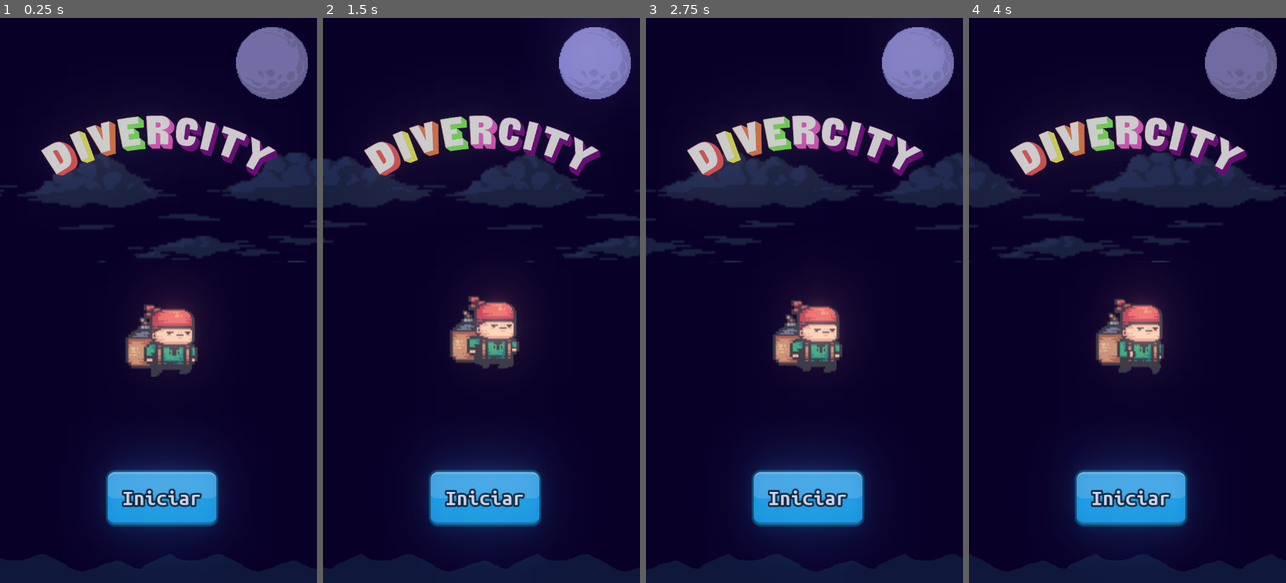
Above: before the commit, frames 1-4 (left to right).
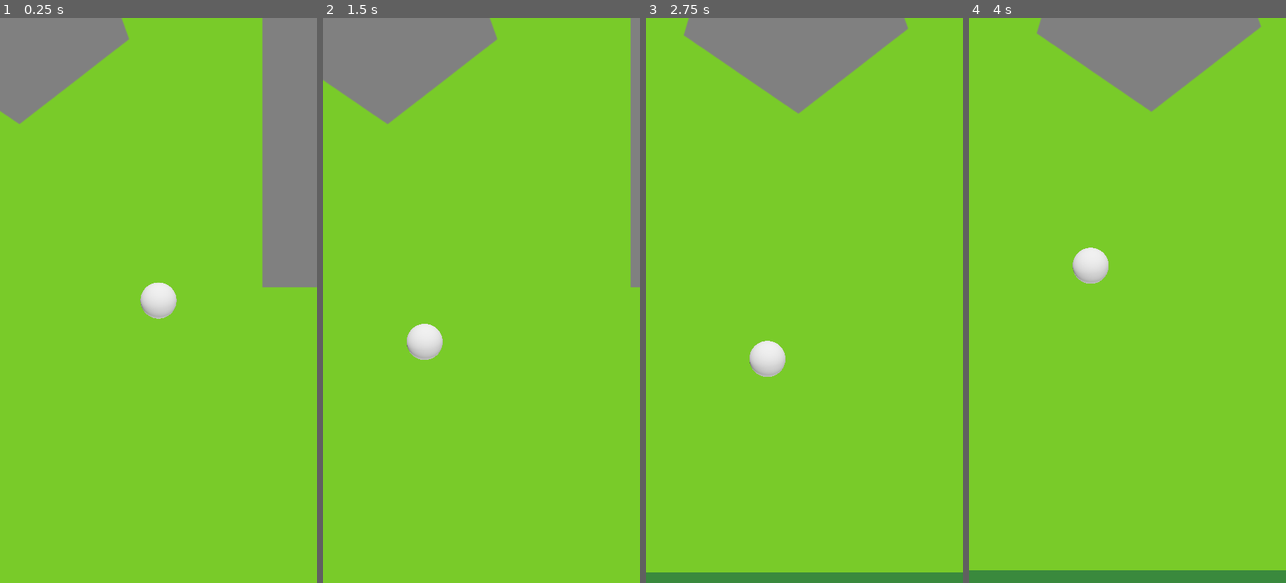
Above: after the commit, the same moments.

Repository: 2022M1T1-Inteli/Divercity
Game: Godot game, scene res://scenes/minigames/golf/Golf.tscn
The game is run twice, just before and just after one commit, with the same random seed, the same clock (stepped at 60 frames per second) and the same inputs. Before the commit the project starts from res://scenes/Main.tscn.
Inputs (mouse positions are in pixels of both pictures, inside the frame that each line leads up to):
- Up to frame 1 (0.25 s): no input
- Up to frame 2 (1.5 s): move the mouse to (551, 272) at 0.52 s; click (551, 272) at 0.67 s; move the mouse to (418, 328) at 1.27 s; click (418, 328) at 1.42 s
- Up to frame 3 (2.75 s): move the mouse to (836, 176) at 2.02 s; click (836, 176) at 2.17 s
- Up to frame 4 (4 s): move the mouse to (1111, 413) at 2.77 s; click (1111, 413) at 2.92 s; move the mouse to (1222, 385) at 3.52 s; click (1222, 385) at 3.67 s

The runs differ from the first frame. In frame 1, 100% of the frame differs, in the area x 0-100%, y 0-100%; in frame 2, 100%; in frame 3, 100%; in frame 4, 100%.

Commit message:
Refactoring of folders name in workspace. Created hole for golfball. Added basic golfball enter in hole animation

Diff:
--- a/src/InBev/project.godot
+++ b/src/InBev/project.godot
@@ -31,7 +31,7 @@
 [application]
 
 config/name="DiverCity"
-run/main_scene="res://scenes/Main.tscn"
+run/main_scene="res://scenes/minigames/golf/Golf.tscn"
 config/icon="res://resources/icons/INbev.png"
 
 [display]
--- a/src/InBev/scenes/Game/Game.tscn
+++ /dev/null
@@ -1,34 +0,0 @@
-[gd_scene load_steps=16 format=2]
-
-[ext_resource path="res://resources/characters/Bomber/11.png" type="Texture" id=2]
-[ext_resource path="res://resources/characters/Bomber/13.png" type="Texture" id=3]
-[ext_resource path="res://resources/characters/Bomber/3.png" type="Texture" id=4]
-[ext_resource path="res://resources/characters/Bomber/2.png" type="Texture" id=5]
-[ext_resource path="res://resources/characters/Bomber/14.png" type="Texture" id=6]
-[ext_resource path="res://resources/characters/Bomber/12.png" type="Texture" id=7]
-[ext_resource path="res://resources/characters/Bomber/8.png" type="Texture" id=8]
-[ext_resource path="res://resources/characters/Bomber/4.png" type="Texture" id=9]
-[ext_resource path="res://resources/characters/Bomber/5.png" type="Texture" id=10]
-[ext_resource path="res://resources/characters/Bomber/6.png" type="Texture" id=11]
-[ext_resource path="res://resources/characters/Bomber/7.png" type="Texture" id=12]
-[ext_resource path="res://resources/characters/Bomber/10.png" type="Texture" id=13]
-[ext_resource path="res://resources/characters/Bomber/9.png" type="Texture" id=14]
-[ext_resource path="res://resources/characters/Bomber/1.png" type="Texture" id=15]
-
-[sub_resource type="SpriteFrames" id=5]
-animations = [ {
-"frames": [ ExtResource( 15 ), ExtResource( 5 ), ExtResource( 4 ), ExtResource( 9 ), ExtResource( 10 ), ExtResource( 11 ), ExtResource( 12 ), ExtResource( 8 ), ExtResource( 14 ), ExtResource( 13 ), ExtResource( 2 ), ExtResource( 7 ), ExtResource( 3 ), ExtResource( 6 ) ],
-"loop": true,
-"name": "Walking",
-"speed": 20.0
-} ]
-
-[node name="Prototype" type="Node2D"]
-
-[node name="AnimatedSprite" type="AnimatedSprite" parent="."]
-position = Vector2( 360, 1120 )
-scale = Vector2( 1.44397, 1.44397 )
-frames = SubResource( 5 )
-animation = "Walking"
-frame = 4
-playing = true
--- /dev/null
+++ b/src/InBev/scenes/game/Map.tscn
@@ -0,0 +1,34 @@
+[gd_scene load_steps=16 format=2]
+
+[ext_resource path="res://resources/characters/bomber/11.png" type="Texture" id=2]
+[ext_resource path="res://resources/characters/bomber/13.png" type="Texture" id=3]
+[ext_resource path="res://resources/characters/bomber/3.png" type="Texture" id=4]
+[ext_resource path="res://resources/characters/bomber/2.png" type="Texture" id=5]
+[ext_resource path="res://resources/characters/bomber/14.png" type="Texture" id=6]
+[ext_resource path="res://resources/characters/bomber/12.png" type="Texture" id=7]
+[ext_resource path="res://resources/characters/bomber/8.png" type="Texture" id=8]
+[ext_resource path="res://resources/characters/bomber/4.png" type="Texture" id=9]
+[ext_resource path="res://resources/characters/bomber/5.png" type="Texture" id=10]
+[ext_resource path="res://resources/characters/bomber/6.png" type="Texture" id=11]
+[ext_resource path="res://resources/characters/bomber/7.png" type="Texture" id=12]
+[ext_resource path="res://resources/characters/bomber/10.png" type="Texture" id=13]
+[ext_resource path="res://resources/characters/bomber/9.png" type="Texture" id=14]
+[ext_resource path="res://resources/characters/bomber/1.png" type="Texture" id=15]
+
+[sub_resource type="SpriteFrames" id=5]
+animations = [ {
+"frames": [ ExtResource( 15 ), ExtResource( 5 ), ExtResource( 4 ), ExtResource( 9 ), ExtResource( 10 ), ExtResource( 11 ), ExtResource( 12 ), ExtResource( 8 ), ExtResource( 14 ), ExtResource( 13 ), ExtResource( 2 ), ExtResource( 7 ), ExtResource( 3 ), ExtResource( 6 ) ],
+"loop": true,
+"name": "Walking",
+"speed": 20.0
+} ]
+
+[node name="Prototype" type="Node2D"]
+
+[node name="AnimatedSprite" type="AnimatedSprite" parent="."]
+position = Vector2( 360, 1120 )
+scale = Vector2( 1.44397, 1.44397 )
+frames = SubResource( 5 )
+animation = "Walking"
+frame = 4
+playing = true
--- a/src/InBev/scenes/Menu/Menu.tscn
+++ b/src/InBev/scenes/menu/Menu.tscn
@@ -7,21 +7,21 @@
 [ext_resource path="res://resources/backgrounds/background_3.png" type="Texture" id=5]
 [ext_resource path="res://resources/backgrounds/logo.png" type="Texture" id=6]
 [ext_resource path="res://resources/backgrounds/background_7.png" type="Texture" id=7]
-[ext_resource path="res://scenes/Menu/InfinityBackground.tscn" type="PackedScene" id=8]
-[ext_resource path="res://resources/characters/Bomber/12.png" type="Texture" id=9]
-[ext_resource path="res://resources/characters/Bomber/8.png" type="Texture" id=10]
-[ext_resource path="res://resources/characters/Bomber/6.png" type="Texture" id=11]
-[ext_resource path="res://resources/characters/Bomber/10.png" type="Texture" id=12]
-[ext_resource path="res://resources/characters/Bomber/1.png" type="Texture" id=13]
-[ext_resource path="res://resources/characters/Bomber/5.png" type="Texture" id=14]
-[ext_resource path="res://resources/characters/Bomber/11.png" type="Texture" id=15]
-[ext_resource path="res://resources/characters/Bomber/7.png" type="Texture" id=16]
-[ext_resource path="res://resources/characters/Bomber/4.png" type="Texture" id=17]
-[ext_resource path="res://resources/characters/Bomber/14.png" type="Texture" id=18]
-[ext_resource path="res://resources/characters/Bomber/13.png" type="Texture" id=19]
-[ext_resource path="res://resources/characters/Bomber/2.png" type="Texture" id=20]
-[ext_resource path="res://resources/characters/Bomber/3.png" type="Texture" id=21]
-[ext_resource path="res://resources/characters/Bomber/9.png" type="Texture" id=22]
+[ext_resource path="res://scenes/menu/InfinityBackground.tscn" type="PackedScene" id=8]
+[ext_resource path="res://resources/characters/bomber/12.png" type="Texture" id=9]
+[ext_resource path="res://resources/characters/bomber/8.png" type="Texture" id=10]
+[ext_resource path="res://resources/characters/bomber/6.png" type="Texture" id=11]
+[ext_resource path="res://resources/characters/bomber/10.png" type="Texture" id=12]
+[ext_resource path="res://resources/characters/bomber/1.png" type="Texture" id=13]
+[ext_resource path="res://resources/characters/bomber/5.png" type="Texture" id=14]
+[ext_resource path="res://resources/characters/bomber/11.png" type="Texture" id=15]
+[ext_resource path="res://resources/characters/bomber/7.png" type="Texture" id=16]
+[ext_resource path="res://resources/characters/bomber/4.png" type="Texture" id=17]
+[ext_resource path="res://resources/characters/bomber/14.png" type="Texture" id=18]
+[ext_resource path="res://resources/characters/bomber/13.png" type="Texture" id=19]
+[ext_resource path="res://resources/characters/bomber/2.png" type="Texture" id=20]
+[ext_resource path="res://resources/characters/bomber/3.png" type="Texture" id=21]
+[ext_resource path="res://resources/characters/bomber/9.png" type="Texture" id=22]
 
 [sub_resource type="Environment" id=1]
 background_mode = 4
--- a/src/InBev/scenes/MiniGames/Golf/Ball.tscn
+++ b/src/InBev/scenes/minigames/golf/Ball.tscn
@@ -1,7 +1,7 @@
 [gd_scene load_steps=4 format=2]
 
 [ext_resource path="res://resources/objects/golf_ball.png" type="Texture" id=1]
-[ext_resource path="res://sources/minigames/Ball.gd" type="Script" id=2]
+[ext_resource path="res://sources/minigames/golf/Ball.gd" type="Script" id=2]
 
 [sub_resource type="CircleShape2D" id=1]
 radius = 26.1725
--- a/src/InBev/scenes/MiniGames/Golf/Golf.tscn
+++ b/src/InBev/scenes/minigames/golf/Golf.tscn
@@ -1,7 +1,8 @@
-[gd_scene load_steps=6 format=2]
+[gd_scene load_steps=7 format=2]
 
-[ext_resource path="res://scenes/MiniGames/Golf/Ball.tscn" type="PackedScene" id=1]
-[ext_resource path="res://sources/minigames/Golf.gd" type="Script" id=3]
+[ext_resource path="res://scenes/minigames/golf/Ball.tscn" type="PackedScene" id=1]
+[ext_resource path="res://sources/minigames/golf/Indicators.gd" type="Script" id=2]
+[ext_resource path="res://sources/minigames/golf/Golf.gd" type="Script" id=3]
 
 [sub_resource type="StyleBoxFlat" id=4]
 bg_color = Color( 0.145098, 0.509804, 0.254902, 1 )
@@ -17,16 +18,30 @@
 script = ExtResource( 3 )
 
 [node name="GolfBall" parent="." instance=ExtResource( 1 )]
-position = Vector2( 360, 1000 )
+position = Vector2( 378, 960 )
 
-[node name="Indicators" type="CenterContainer" parent="."]
-margin_right = 720.0
-margin_bottom = 100.0
+[node name="Camera2D" type="Camera2D" parent="GolfBall"]
+scale = Vector2( 1.25, 1.25 )
+current = true
+zoom = Vector2( 0.5, 0.5 )
+drag_margin_h_enabled = true
+drag_margin_v_enabled = true
+smoothing_enabled = true
+smoothing_speed = 4.0
+
+[node name="Indicators" type="CenterContainer" parent="GolfBall"]
+margin_left = -145.0
+margin_top = -120.0
+margin_right = 575.0
+margin_bottom = -20.0
+rect_scale = Vector2( 0.4, 0.4 )
+script = ExtResource( 2 )
 __meta__ = {
+"_edit_group_": true,
 "_edit_use_anchors_": false
 }
 
-[node name="Panel" type="Panel" parent="Indicators"]
+[node name="Panel" type="Panel" parent="GolfBall/Indicators"]
 margin_left = 100.0
 margin_top = 17.0
 margin_right = 620.0
@@ -37,7 +52,7 @@
 "_edit_use_anchors_": false
 }
 
-[node name="ForceLength" type="TextureProgress" parent="Indicators"]
+[node name="ForceLength" type="TextureProgress" parent="GolfBall/Indicators"]
 margin_left = 110.0
 margin_top = 27.0
 margin_right = 610.0
--- /dev/null
+++ b/src/InBev/scenes/minigames/golf/Hole.tscn
@@ -0,0 +1,21 @@
+[gd_scene load_steps=4 format=2]
+
+[ext_resource path="res://resources/objects/golf_ball.png" type="Texture" id=1]
+[ext_resource path="res://sources/minigames/golf/Hole.gd" type="Script" id=2]
+
+[sub_resource type="CircleShape2D" id=1]
+radius = 20.0
+
+[node name="Hole" type="Area2D"]
+scale = Vector2( 0.8, 0.8 )
+script = ExtResource( 2 )
+
+[node name="GolfBallHoleSprite" type="Sprite" parent="."]
+modulate = Color( 0, 0, 0, 1 )
+scale = Vector2( 0.09, 0.09 )
+texture = ExtResource( 1 )
+
+[node name="CollisionShape2D" type="CollisionShape2D" parent="."]
+shape = SubResource( 1 )
+
+[connection signal="body_entered" from="." to="." method="_on_Area2D_body_entered"]
--- a/src/InBev/scenes/MiniGames/Golf/Maps/Level_1.tscn
+++ b/src/InBev/scenes/minigames/golf/maps/Level_1.tscn
@@ -1,35 +1,39 @@
-[gd_scene load_steps=4 format=2]
+[gd_scene load_steps=5 format=2]
 
-[ext_resource path="res://resources/backgrounds/background_grass.png" type="Texture" id=1]
-[ext_resource path="res://scenes/MiniGames/Golf/Bases/Wall.tscn" type="PackedScene" id=2]
-[ext_resource path="res://scenes/MiniGames/Golf/Bases/BorderWalls.tscn" type="PackedScene" id=3]
+[ext_resource path="res://scenes/minigames/golf/bases/BorderWalls.tscn" type="PackedScene" id=1]
+[ext_resource path="res://resources/backgrounds/background_grass.png" type="Texture" id=2]
+[ext_resource path="res://scenes/minigames/golf/Hole.tscn" type="PackedScene" id=3]
+[ext_resource path="res://scenes/minigames/golf/bases/Wall.tscn" type="PackedScene" id=4]
 
 [node name="Level_1Map" type="Node2D"]
 
-[node name="BorderWalls" parent="." instance=ExtResource( 3 )]
+[node name="BorderWalls" parent="." instance=ExtResource( 1 )]
 
 [node name="Background" type="Sprite" parent="."]
 position = Vector2( 360, 640 )
-texture = ExtResource( 1 )
+texture = ExtResource( 2 )
 
-[node name="Pentagram" parent="Background" instance=ExtResource( 2 )]
+[node name="Pentagram" parent="Background" instance=ExtResource( 4 )]
 position = Vector2( -360, -640 )
 
 [node name="StaticBody2D" parent="Background/Pentagram" index="0"]
 polygon = PoolVector2Array( 136, 520, 88, 672, 224, 760, 344, 664, 288, 512 )
 
-[node name="Rectangle" parent="Background" instance=ExtResource( 2 )]
+[node name="Rectangle" parent="Background" instance=ExtResource( 4 )]
 position = Vector2( -360, -640 )
 
 [node name="StaticBody2D" parent="Background/Rectangle" index="0"]
 polygon = PoolVector2Array( 496, 456, 496, 944, 680, 944, 680, 456 )
 
-[node name="Eclipse" parent="Background" instance=ExtResource( 2 )]
+[node name="Eclipse" parent="Background" instance=ExtResource( 4 )]
 position = Vector2( -360, -640 )
 
 [node name="StaticBody2D" parent="Background/Eclipse" index="0"]
 polygon = PoolVector2Array( 336, 432, 408, 432, 448, 424, 512, 408, 552, 384, 584, 344, 584, 320, 584, 304, 576, 288, 552, 264, 528, 248, 504, 240, 464, 224, 432, 216, 376, 208, 320, 208, 240, 232, 184, 256, 160, 288, 152, 320, 160, 360, 184, 384, 216, 400, 272, 424 )
 
+[node name="Hole" parent="." instance=ExtResource( 3 )]
+position = Vector2( 372, 75 )
+
 [editable path="Background/Pentagram"]
 [editable path="Background/Rectangle"]
 [editable path="Background/Eclipse"]
--- a/src/InBev/sources/Main.gd
+++ b/src/InBev/sources/Main.gd
@@ -3,7 +3,7 @@
 onready var currentNode = get_node("BaseReplaceNode") # get current template node
 
 func _ready():
-	_change_scene_to("res://scenes/Menu/Menu.tscn", false) # Add the menu scene to the scene stack
+	_change_scene_to("res://scenes/menu/Menu.tscn", false) # Add the menu scene to the scene stack
 
 func _change_scene_to(scene, fade = true): # Callback to change scene from childs
 	if fade: # If need fade
--- a/src/InBev/sources/menu/Menu.gd
+++ b/src/InBev/sources/menu/Menu.gd
@@ -15,4 +15,4 @@
 	$CenterContainer/StartButton.modulate = Color(0.95, 0.95, 0.95, 1)
 
 	# Emit signal to change scene
-	emit_signal("go_to_game", "res://scenes/MiniGames/Golf/Golf.tscn")
+	emit_signal("go_to_game", "res://scenes/miniGames/golf/Golf.tscn")
--- a/src/InBev/sources/minigames/Golf.gd
+++ /dev/null
@@ -1,9 +0,0 @@
-extends Node
-
-func _ready():
-	load_map(1) # Load example first map
-
-func load_map(map_id):
-	var map_instance = load("res://scenes/MiniGames/Golf/Maps/Level_%d.tscn" % map_id).instance() # Copy a instance of map from the resource
-	map_instance.z_index = -1 # Set the z-index of the map to -1 so it's behind all scene
-	add_child(map_instance) # Add the map to the scene as a child
--- a/src/InBev/sources/minigames/Ball.gd
+++ b/src/InBev/sources/minigames/golf/Ball.gd
@@ -39,9 +39,9 @@
 func _process(_delta):
 	if isHolding: # If is holding
 		speed = calculate_speed(global_position.distance_to(get_global_mouse_position())) # Calculate speed
-		get_node("../Indicators/ForceLength").value = int(speed / maxSpeed * 100) # Set force length indicator
+		get_node("Indicators/ForceLength").value = int(speed / maxSpeed * 100) # Set force length indicator
 	else:
-		get_node("../Indicators/ForceLength").value = 0 # Set force length indicator to default
+		get_node("Indicators/ForceLength").value = 0 # Set force length indicator to default
 	update() # Update draw
 
 
@@ -58,3 +58,23 @@
 	if collision: # If has collision
 		velocity = velocity.bounce(collision.normal) # Bounce ball with object
 		velocity -= velocity.normalized() * (deceleration * 2.5) * delta # Apply extra deceleration
+
+
+func _anim_enter_hole(hole):
+	self.set_process_input(false) # Disable input
+
+	var tween = Tween.new() # Create tween
+	add_child(tween) # Add tween to node
+
+	var transition_time = clamp((maxSpeed / abs(velocity.x)) * 0.05, 0.15, 0.3) # Calculate transition time
+
+	velocity = Vector2(0, 0) # Set velocity to zero
+
+	tween.interpolate_property(self, "position", self.position, hole.position, transition_time, Tween.TRANS_LINEAR, Tween.EASE_IN) # Position animation
+	tween.interpolate_property(self, "modulate", Color(1, 1, 1), Color(0, 0, 0),  transition_time, Tween.TRANS_LINEAR, Tween.EASE_IN) # Color animation
+
+	tween.start() # Start fade animation
+
+	yield(tween, "tween_completed") # Wait tween animation complete
+
+	tween.call_deferred("free") # Free tween animator
--- /dev/null
+++ b/src/InBev/sources/minigames/golf/Golf.gd
@@ -0,0 +1,28 @@
+extends Node
+
+var current_map
+
+func _ready():
+	VisualServer.set_default_clear_color(Color("#3A893D")) # Change default background color
+	load_map(1) # Load example first map
+	current_map.get_node("Hole").connect("golfball_entered", self, "on_golfball_entered") # Connect to the hole node
+
+func load_map(map_id):
+	var map_instance = load("res://scenes/minigames/golf/maps/Level_%d.tscn" % map_id).instance() # Copy a instance of map from the resource
+	map_instance.z_index = -1 # Set the z-index of the map to -1 so it's behind all scene
+	add_child(map_instance) # Add the map to the scene as a child
+	current_map = map_instance # Set the current map to the new map
+
+func on_golfball_entered():
+	$GolfBall._anim_enter_hole(current_map.get_node("Hole")) # Play the animation of the golf ball entering the hole
+
+	var timer = Timer.new() # Create a new timer
+	timer.set_wait_time(1.5) # Set the wait time
+	timer.set_one_shot(true) # Set the timer to one shot
+	self.add_child(timer) # Add the timer to the scene as a child
+
+	timer.start() # Start the timer
+	yield(timer, "timeout") # Wait for the timer to timeout
+
+	timer.call_deferred("free") # Free the timer
+	$GolfBall.call_deferred("free") # Free the golf ball
--- /dev/null
+++ b/src/InBev/sources/minigames/golf/Hole.gd
@@ -0,0 +1,7 @@
+extends Area2D
+
+signal golfball_entered
+
+func _on_Area2D_body_entered(body): # check collisions
+	if body.name == "GolfBall": # if the body is the golf ball
+		emit_signal("golfball_entered") # emit the signal of golf ball collision
--- /dev/null
+++ b/src/InBev/sources/minigames/golf/Indicators.gd
@@ -0,0 +1,7 @@
+extends CenterContainer
+
+func _process(_delta):
+	if $ForceLength.value <= 0: # check if has input lenght
+		visible = false # hide the bar
+	else:
+		visible = true # show the bar
Renamed: src/InBev/resources/characters/Bomber/1.png -> src/InBev/resources/characters/bomber/1.png
Not shown, changed: src/InBev/resources/characters/bomber/1.png.import
Renamed: src/InBev/resources/characters/Bomber/10.png -> src/InBev/resources/characters/bomber/10.png
Not shown, changed: src/InBev/resources/characters/bomber/10.png.import
Renamed: src/InBev/resources/characters/Bomber/11.png -> src/InBev/resources/characters/bomber/11.png
Not shown, changed: src/InBev/resources/characters/bomber/11.png.import
Renamed: src/InBev/resources/characters/Bomber/12.png -> src/InBev/resources/characters/bomber/12.png
Not shown, changed: src/InBev/resources/characters/bomber/12.png.import
Renamed: src/InBev/resources/characters/Bomber/13.png -> src/InBev/resources/characters/bomber/13.png
Not shown, changed: src/InBev/resources/characters/bomber/13.png.import
Renamed: src/InBev/resources/characters/Bomber/14.png -> src/InBev/resources/characters/bomber/14.png
Not shown, changed: src/InBev/resources/characters/bomber/14.png.import
(and 24 more such lines)
